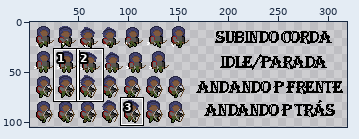
A sprite sheet gets an edit: Assets/Sprites/Player/Pngzao_Celeste.png. Above, an overview of the earlier version with the close-up marked.
Close-up. Before the commit:
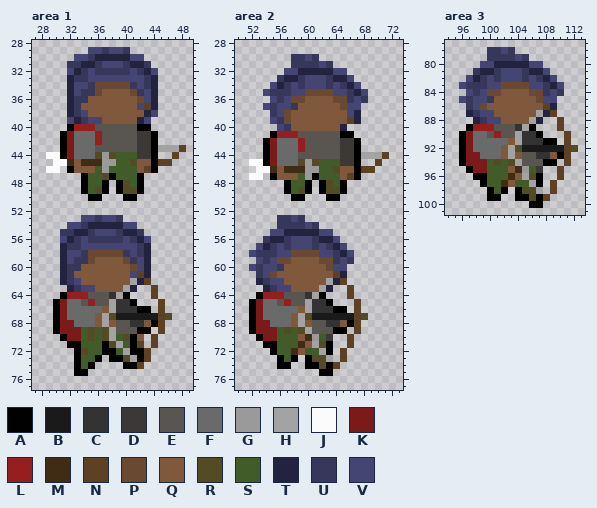
The file is 320x106 pixels. Colours within 5 levels of each other are drawn and written as one. Shown: area 1: x 27..49, y 28..77; area 2: x 50..73, y 28..77; area 3: x 94..113, y 77..101. The wide view leaves out empty margins. The commit also changed other parts of the picture, which this record leaves out.
Palette (. is transparent): A #010100  B #1a1a1a  C #333333  D #3b3835  E #595652  F #696a6a  G #9a9a9a  H #a3a3a3  J #fbfbfb  K #7c1919  L #961e1e  M #402c15  N #5c4125  P #694932  Q #80593d  R #524b24  S #425c29  T #23233f  U #37375c  V #454573
Pixels before, area 1, first column x 29:
29 ......VVUVVU........
30 ....VVUTTTTTVV......
31 ...UUTTUVVVUTTU.....
32 ...VTUVUUUUUVUTV....
33 ...TUUVVVVVVVVUT....
34 ...TVVUPPPPPUVUT....
35 ...TVUUPQQQQPUVT....
36 ...TUUQQQQQQQPVT....
37 ...TUQQQQQQQQVNT....
38 ...TUVQQQQQQQQTV....
39 ...VTUVVQQQQQTV.....
40 ...ALLLEEEEEEAA.....
41 ..AKFFFLEEEEEDDA....
42 ..AKFFFLEEEEEDDA....
43 ..AKFFFEEEEEEDDAHHHN
44 JJAKFFFRGRSSSDDA..N.
45 .JJMQMMMGGSSRQQANN..
46 JJ.AQQQSGSSSSQNA....
47 .....ASSRASSSA......
48 .....ASSA.ARSA......
49 .....ASRA.ARRA......
50 ......AA...AA.......
51 ....................
52 ....................
53 .....VVUVVU.........
54 ...VVUTTTTTVV.......
55 ..UUTTUVVVUTTU......
56 ..VTUVUUUUUVUTV.....
57 ..TUUVVVVVVVVUT.....
58 ..TVVUPPPPPUVUT.....
59 ..TVUUPQQQQPUVT.....
60 ..TUUQQQQQQQPVT.....
61 ..TUQQQQQQQQVNT.....
62 ..TUVQQQQQQQHTN.....
63 ...TUVVQQQQHT..N....
64 ..ALLLEEECHA...N....
65 .AKFFELEEHCCA...N...
66 .AKFFFFFQHCCCAA.N...
67 .AKFFFFQHRBBBBBBNR..
68 .AKKFFFQHQEECCQAN...
69 .AKKKSRSRHEEEAA.N...
70 ..AKKSRSRHSRAQ.N....
71 ...AASSSARHSAN.N....
72 ....ARSSAASHAAN.....
73 ....ASSA.AARHAN.....
74 ....ASA....AAN......
75 ....AA..............
Pixels before, area 2, first column x 52:
30 ......UUVU..........
31 ......UUUUVU........
32 .....VVTTTTTVV......
33 ....UTTUVVVUTTV.....
34 ...VTUVUVVVUVUTV....
35 ..VUUUVVPPPPVVUTV...
36 ...VUVPPQQQQPPUVU...
37 ..VUVVUQQQQQQPVV....
38 ...UVPQQQQQQQQVT....
39 ...VUPQQQQQQQQNT....
40 ....VUQQQQQQQT......
41 ...ALLLEEEEEEAA.....
42 ..AKFFFLEEEEEDDA....
43 ..AKFFFLEEEEEDDA....
44 ..AKFFFEEEEEEDDAHHHN
45 JJAKFFFRGRSSSDDA..N.
46 .JJMQMMMGGSSRQQANN..
47 JJ.AQQQSGASSSQNA....
48 .....ASSA.ARSA......
49 .....ASRA.ARRA......
50 ......AA...AA.......
51 ....................
52 ....................
53 ....UUVU............
54 ....UUUUVU..........
55 ...VVTTTTTVV........
56 ..UTTUVVVUTTV.......
57 .VTUVUVVVUVUTV......
58 VUUUVVPPPPVVUTV.....
59 .VUVPPQQQQPPUVU.....
60 VUVVUQQQQQQPVV......
61 .UVPQQQQQQQQNT......
62 .TUVVQQQQQQHTN......
63 ..TUVVQQQQHT..N.....
64 .ALLLEEECHA...N.....
65 AKFFELEEHCCA...N....
66 AKFFFFFQHCCCAA.N....
67 AKFFFFQHRBBBBBBNR...
68 AKKFFFQHQEECCQAN....
69 AKKKSRSRHEEEAA.N....
70 .AKKSSSQMGSD..N.....
71 ..AASSSMQHRA..N.....
72 ...ASSMQSSHA.N......
73 ....ASA.ARRH.N......
74 ....AA..AARAN.......
75 ..........AA........
Pixels before, area 3, first column x 96:
 78 ....UUVU.........
 79 ....UUUUVU.......
 80 ...VVTTTTTVV.....
 81 ..UTTUVVVUTTV....
 82 .VTUVUVVVUVUTV...
 83 VUUUVVPPPPVVUTV..
 84 .VUVPPQQQQPPUVU..
 85 VUVVUQQQQQQPVV...
 86 .UVPQQQQQQQQNT...
 87 .TUVVQQQQQQHTN...
 88 ..TUVVQQQQHT..N..
 89 .ALLLEEECHA...N..
 90 AKFFELEEHCCA...N.
 91 AKFFFFFQHCCCAA.N.
 92 AKFFFFQHRBBBBBBNR
 93 AKKFFFQHQEECCQAN.
 94 AKKKSRSRHEEEAA.N.
 95 .AKKSSSQMGSD..N..
 96 ..AASSSMQHRA..N..
 97 ...ASSMQSSHA.N...
 98 ....ASA.ARRH.N...
 99 ....AA..AARAN....
100 ..........AA.....
And afterwards:
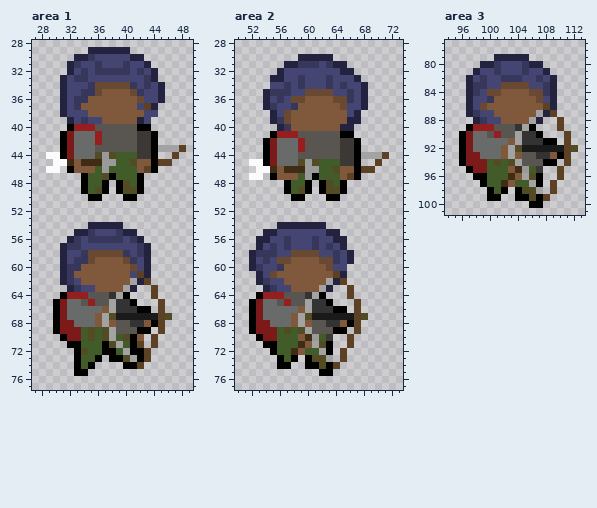
Diff:
{"where": "area 1"}
{"y":29,"x":35,"old":"VVUVVU","new":"TTTTTT"}
{"y":30,"x":33,"old":"VV","new":"TT"}
{"y":30,"x":36,"old":"TTTTTVV","new":"VVVVVTT"}
{"y":31,"x":32,"old":"U","new":"T"}
{"y":31,"x":34,"old":"TT","new":"VV"}
{"y":31,"x":41,"old":"TTU","new":"VVT"}
{"y":32,"x":32,"old":"VT","new":"TV"}
{"y":32,"x":43,"old":"TV","new":"VT"}
{"y":33,"x":31,"old":".T","new":"TV"}
{"y":34,"x":31,"old":".T","new":"TV"}
{"y":34,"x":44,"old":"T.","new":"VT"}
{"y":35,"x":31,"old":".T","new":"TV"}
{"y":35,"x":44,"old":"T.","new":"VT"}
{"y":36,"x":31,"old":".T","new":"TV"}
{"y":36,"x":44,"old":"T.","new":"VT"}
{"y":37,"x":31,"old":".T","new":"TV"}
{"y":38,"x":31,"old":".TU","new":"TVV"}
{"y":38,"x":43,"old":"T","new":"V"}
{"y":39,"x":32,"old":"VT","new":"TV"}
{"y":53,"x":34,"old":"VVUVVU","new":"......"}
{"y":54,"x":32,"old":"VVU","new":"..."}
{"y":54,"x":40,"old":"VV","new":".."}
{"y":55,"x":31,"old":"UU","new":".."}
{"y":55,"x":42,"old":"U","new":"."}
{"y":56,"x":31,"old":"V","new":"."}
{"y":56,"x":43,"old":"V","new":"."}
{"where": "area 2"}
{"y":30,"x":58,"old":"UUVU..","new":".TTTTT"}
{"y":31,"x":57,"old":".U","new":"TT"}
{"y":31,"x":64,"old":"..","new":"TT"}
{"y":32,"x":56,"old":".","new":"T"}
{"y":32,"x":59,"old":"TTTTT","new":"VVVVV"}
{"y":32,"x":65,"old":"V.","new":"TT"}
{"y":33,"x":55,"old":".UTT","new":"TTVV"}
{"y":33,"x":64,"old":"TT","new":"VV"}
{"y":33,"x":67,"old":".","new":"T"}
{"y":34,"x":56,"old":"T","new":"V"}
{"y":34,"x":66,"old":"T","new":"V"}
{"y":34,"x":68,"old":".","new":"T"}
{"y":35,"x":54,"old":"V","new":"T"}
{"y":35,"x":67,"old":"TV","new":"VT"}
{"y":36,"x":54,"old":".","new":"T"}
{"y":36,"x":68,"old":"U","new":"T"}
{"y":37,"x":54,"old":"V","new":"T"}
{"y":37,"x":68,"old":".","new":"T"}
{"y":38,"x":55,"old":"U","new":"T"}
{"y":39,"x":55,"old":"V","new":"T"}
{"y":39,"x":66,"old":"N","new":"T"}
{"y":40,"x":56,"old":"V","new":"T"}
{"y":40,"x":66,"old":".","new":"T"}
{"y":53,"x":56,"old":"UUVU","new":"...."}
{"y":54,"x":56,"old":"UUUUVU.","new":"TTTTTTT"}
{"y":55,"x":54,"old":".V","new":"TT"}
{"y":55,"x":57,"old":"TTTTT","new":"VVVVV"}
{"y":55,"x":63,"old":"V.","new":"TT"}
{"y":56,"x":53,"old":".UTT","new":"TTVV"}
{"y":56,"x":62,"old":"TTV.","new":"VVTT"}
{"y":57,"x":53,"old":"VT","new":"TV"}
{"y":57,"x":64,"old":"TV","new":"VT"}
{"y":58,"x":52,"old":"V","new":"T"}
{"y":58,"x":65,"old":"TV","new":"VT"}
{"y":59,"x":52,"old":".","new":"T"}
{"y":59,"x":66,"old":"U","new":"T"}
{"y":60,"x":52,"old":"V","new":"T"}
{"y":61,"x":53,"old":"U","new":"T"}
{"where": "area 3"}
{"y":78,"x":100,"old":"UUVU","new":"...."}
{"y":79,"x":100,"old":"UUUUVU","new":".TTTTT"}
{"y":80,"x":99,"old":"VVTTTTTVV","new":"TTUVVVUTT"}
{"y":81,"x":98,"old":"UTT","new":"TVV"}
{"y":81,"x":106,"old":"TTV","new":"VVT"}
{"y":82,"x":97,"old":"VT","new":"TV"}
{"y":82,"x":101,"old":"UVVVU","new":"VUUUV"}
{"y":82,"x":108,"old":"TV","new":"VT"}
{"y":83,"x":96,"old":"VU","new":".T"}
{"y":83,"x":110,"old":"V","new":"."}
{"y":84,"x":97,"old":"V","new":"T"}
{"y":84,"x":109,"old":"VU","new":"T."}
{"y":85,"x":96,"old":"VU","new":".T"}
{"y":85,"x":109,"old":"V","new":"T"}
{"y":86,"x":97,"old":"U","new":"T"}
{"label":"changed","picture_box":[60,47,165,124]}
{"label":"erased","picture_box":[60,215,151,243]}
{"label":"changed","picture_box":[263,54,368,131]}
{"label":"changed","picture_box":[249,215,354,278]}
{"label":"changed","picture_box":[459,47,564,110]}
